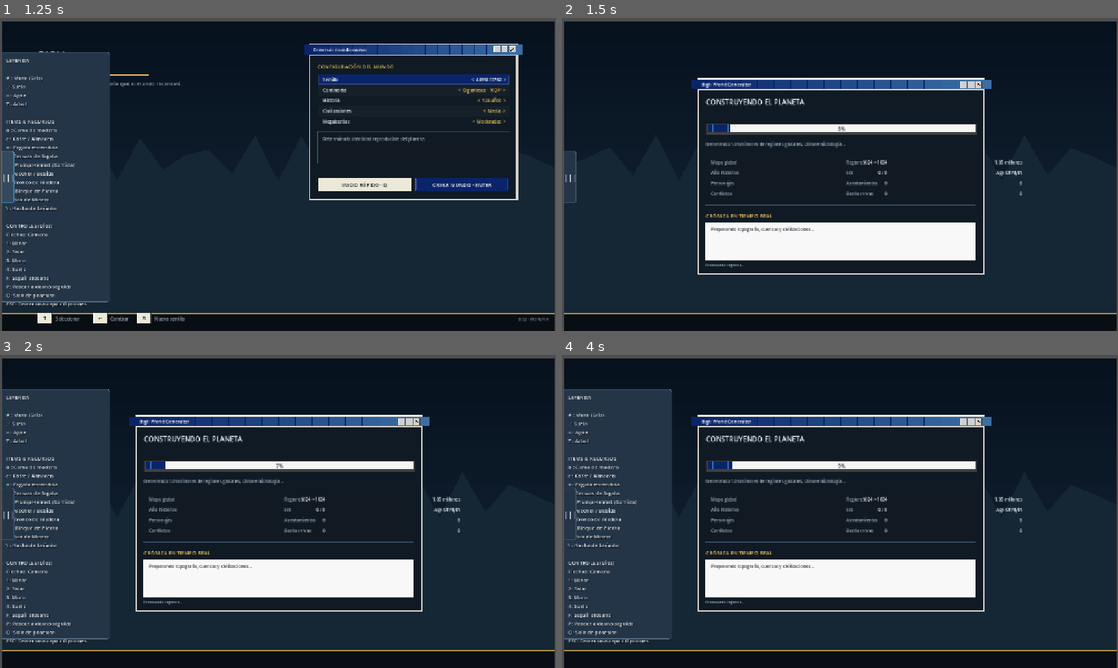
Above: before the commit, frames 1-4 (two rows, left to right).
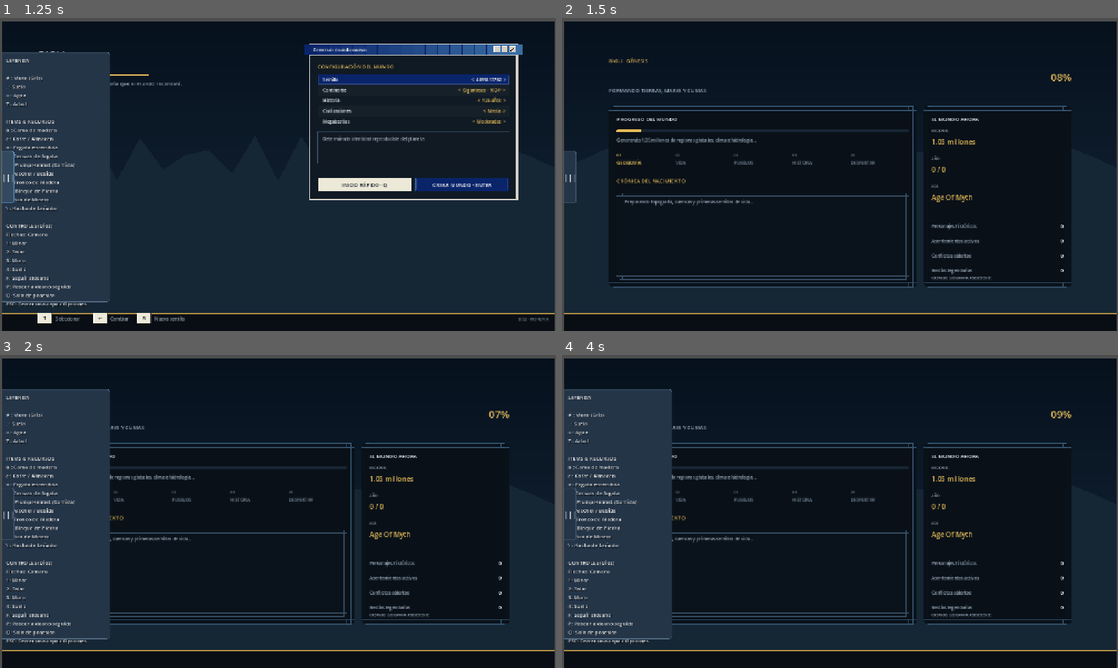
Above: after the commit, the same moments.

Repository: nazzurro12/Bigli-
Game: Godot game, scene res://df_mode/df_main.tscn
Same seed, same stepped clock (60 frames per second), same inputs: the game is played once before the commit and once after it.
Inputs (mouse positions are in pixels of both pictures, inside the frame that each line leads up to):
- Up to frame 1 (1.25 s): click "|||" at 0.5 s
- Up to frame 2 (1.5 s): tap Enter at 1.25 s; move the mouse to (962, 158) at 1.27 s; hold D from 1.28 s (still down); hold Enter from 1.28 s (still down); click (962, 158) at 1.42 s
- Up to frame 3 (2 s): keep holding D; keep holding Enter; tap Space at 1.52 s
- Up to frame 4 (4 s): release D at 2 s; release Enter at 2 s; tap Space at 2 s; drag from (728, 527) to (812, 574) at 2.02 s; tap Enter at 2.75 s; move the mouse to (895, 442) at 2.77 s; hold D 2.78-3.5 s; tap Q at 2.85 s; drag from (812, 574) to (673, 464) at 3.52 s

Frame 1 is identical in both runs. In frame 2, 29% of the frame differs, in the area x 8-92%, y 12-87%; in frame 3, 23%; in frame 4, 23%.

Commit message:
Rediseñar pantalla de nacimiento del mundo

Diff:
--- a/df_mode/df_renderer.gd
+++ b/df_mode/df_renderer.gd
@@ -2203,94 +2203,148 @@
 	var main_node = get_parent()
 	if main_node == null:
 		return
-	var viewport := size
+	var viewport: Vector2 = size
 	_draw_menu_backdrop(viewport)
-	var scale := UI.responsive_scale(viewport)
-	var panel_width := UI.content_width(viewport, 880.0 * scale, 24.0)
-	var panel_height := UI.snap(minf(600.0 * scale, viewport.y - 64.0))
-	var panel_rect := Rect2(
-		UI.snap((viewport.x - panel_width) * 0.5),
-		UI.snap((viewport.y - panel_height) * 0.5),
-		panel_width,
-		panel_height
+	var scale: float = UI.responsive_scale(viewport)
+	var outer_margin: float = maxf(28.0, 56.0 * scale)
+	var content_width: float = minf(1420.0 * scale, viewport.x - outer_margin * 2.0)
+	var content_height: float = minf(760.0 * scale, viewport.y - outer_margin * 2.0)
+	var origin := Vector2(
+		UI.snap((viewport.x - content_width) * 0.5),
+		UI.snap((viewport.y - content_height) * 0.5)
 	)
-	var content := _draw_classic_frame(panel_rect, "Bigli World Generator")
-	draw_rect(content, UI.MENU_PANEL, true)
-	var inset := UI.SPACE_LG
-	var x := content.position.x + inset
-	var width := content.size.x - inset * 2.0
-	var y := content.position.y + inset
-	var building_terrain := int(main_node.gen_year) <= 0 and float(main_node.load_progress) < 0.18
-	var phase_title := "CONSTRUYENDO EL PLANETA" if building_terrain else "SIMULANDO LA HISTORIA"
-	draw_string(_font, Vector2(x, y + 18.0), phase_title,
-		HORIZONTAL_ALIGNMENT_LEFT, width, UI.FONT_LG, UI.TEXT)
-	draw_string(_font, Vector2(x, y + 40.0), str(main_node.world_name).to_upper(),
-		HORIZONTAL_ALIGNMENT_LEFT, width, UI.FONT_MD, UI.GOLD)
-	y += 60.0
-
-	var progress := clampf(float(main_node.load_progress), 0.0, 1.0)
+	var building_terrain: bool = int(main_node.gen_year) <= 0 and float(main_node.load_progress) < 0.18
+	var progress: float = clampf(float(main_node.load_progress), 0.0, 1.0)
 	if not building_terrain and int(main_node.gen_max_years) > 0:
 		progress = maxf(progress, 0.18 + float(main_node.gen_year) / float(main_node.gen_max_years) * 0.70)
-	_draw_progress_bar(Rect2(x, y, width, 24.0), progress, "%d%%" % roundi(progress * 100.0))
-	y += 38.0
-	draw_string(_font, Vector2(x, y + 14.0), str(main_node.load_status),
-		HORIZONTAL_ALIGNMENT_LEFT, width, UI.FONT_SM, UI.TEXT_MUTED)
-	y += 34.0
-
-	var world_width := int(main_node.world_gen.world_width) if main_node.world_gen != null else 0
-	var world_depth := int(main_node.world_gen.world_depth) if main_node.world_gen != null else 0
-	var stats := [
-		["Mapa global", "%d × %d" % [world_width, world_depth]],
-		["Regiones", _format_world_region_count(world_width * world_depth)],
-		["Año histórico", "%d / %d" % [main_node.gen_year, main_node.gen_max_years]],
-		["Era", str(main_node.gen_current_age).capitalize()],
-		["Personajes", str(main_node.gen_historical_figures)],
-		["Asentamientos", str(main_node.gen_active_sites)],
-		["Conflictos", str(main_node.gen_active_wars)],
-		["Bestias vivas", str(main_node.gen_beasts_alive)],
+
+	# Encabezado editorial: sin barra de ventana ni botones falsos.
+	draw_string(_font, origin + Vector2(0.0, 24.0), "BIGLI · GÉNESIS",
+		HORIZONTAL_ALIGNMENT_LEFT, content_width, UI.FONT_MD, UI.GOLD)
+	draw_string(_font, origin + Vector2(0.0, 66.0), str(main_node.world_name).to_upper(),
+		HORIZONTAL_ALIGNMENT_LEFT, content_width, UI.FONT_XL, UI.TEXT)
+	var phase_title: String = "FORMANDO TIERRAS, MARES Y CLIMAS" if building_terrain else "DEJANDO QUE LA HISTORIA COBRE VIDA"
+	draw_string(_font, origin + Vector2(0.0, 92.0), phase_title,
+		HORIZONTAL_ALIGNMENT_LEFT, content_width, UI.FONT_MD, UI.TEXT_MUTED)
+	draw_string(_font, origin + Vector2(content_width - 150.0, 66.0), "%02d%%" % roundi(progress * 100.0),
+		HORIZONTAL_ALIGNMENT_RIGHT, 150.0, UI.FONT_XL, UI.GOLD)
+
+	var body_y: float = origin.y + 124.0
+	var gap: float = 20.0 * scale
+	var right_width: float = maxf(300.0, content_width * 0.32)
+	var left_width: float = content_width - right_width - gap
+	var body_height: float = content_height - 154.0
+	var left_rect := Rect2(origin.x, body_y, left_width, body_height)
+	var right_rect := Rect2(origin.x + left_width + gap, body_y, right_width, body_height)
+
+	_draw_rounded_rect(left_rect, Color(0.035, 0.065, 0.095, 0.94), 10.0)
+	_draw_rounded_rect(left_rect, Color(0.20, 0.32, 0.42, 0.9), 10.0, false, 1.0)
+	_draw_rounded_rect(right_rect, Color(0.035, 0.065, 0.095, 0.94), 10.0)
+	_draw_rounded_rect(right_rect, Color(0.20, 0.32, 0.42, 0.9), 10.0, false, 1.0)
+
+	var inset: float = 24.0 * scale
+	var lx: float = left_rect.position.x + inset
+	var ly: float = left_rect.position.y + inset
+	var inner_left_width: float = left_rect.size.x - inset * 2.0
+	draw_string(_font, Vector2(lx, ly + 16.0), "PROGRESO DEL MUNDO",
+		HORIZONTAL_ALIGNMENT_LEFT, inner_left_width, UI.FONT_MD, UI.TEXT)
+	ly += 34.0
+
+	# Barra continua oscura, sin el rectángulo blanco del estilo clásico.
+	var progress_rect := Rect2(lx, ly, inner_left_width, 12.0 * scale)
+	_draw_rounded_rect(progress_rect, Color("#172534"), 6.0)
+	var fill_width: float = maxf(10.0, progress_rect.size.x * progress)
+	_draw_rounded_rect(Rect2(progress_rect.position, Vector2(fill_width, progress_rect.size.y)), UI.GOLD, 6.0)
+	ly += 30.0
+	draw_string(_font, Vector2(lx, ly), str(main_node.load_status),
+		HORIZONTAL_ALIGNMENT_LEFT, inner_left_width, UI.FONT_SM, UI.TEXT_MUTED)
+
+	var stages: Array = [
+		["01", "GEOGRAFÍA", 0.18],
+		["02", "VIDA", 0.34],
+		["03", "PUEBLOS", 0.58],
+		["04", "HISTORIA", 0.88],
+		["05", "DESPERTAR", 1.0],
 	]
-	var stats_rect := Rect2(x, y, width, 116.0)
-	draw_rect(stats_rect, UI.SURFACE_0, true)
-	draw_rect(stats_rect, UI.BORDER_SOFT, false, 1.0)
-	var stat_column_width := width * 0.5
-	for stat_index in range(stats.size()):
-		var column := stat_index % 2
-		var row := int(stat_index / 2)
-		var sx := x + float(column) * stat_column_width + 12.0
-		var sy := y + 22.0 + float(row) * 24.0
-		draw_string(_font, Vector2(sx, sy), str(stats[stat_index][0]),
-			HORIZONTAL_ALIGNMENT_LEFT, stat_column_width * 0.56, UI.FONT_SM, UI.TEXT_MUTED)
-		draw_string(_font, Vector2(sx + stat_column_width - 24.0, sy), str(stats[stat_index][1]),
-			HORIZONTAL_ALIGNMENT_RIGHT, stat_column_width * 0.38, UI.FONT_SM, UI.TEXT)
-	y += 132.0
-
-	draw_string(_font, Vector2(x, y + 14.0), "CRÓNICA EN TIEMPO REAL",
-		HORIZONTAL_ALIGNMENT_LEFT, width, UI.FONT_MD, UI.GOLD)
-	y += 24.0
-	var event_height := maxf(88.0, content.end.y - y - 52.0)
-	var event_rect := Rect2(x, y, width, event_height)
-	draw_rect(event_rect, Color("#F8F8F8"), true)
-	draw_rect(event_rect, UI.WIN_SHADOW, false, 1.0)
-	var event_y := y + 20.0
+	ly += 34.0
+	var stage_width: float = inner_left_width / float(stages.size())
+	for stage_index: int in range(stages.size()):
+		var stage: Array = stages[stage_index]
+		var threshold: float = float(stage[2])
+		var active: bool = progress >= threshold or (stage_index == 0 and progress > 0.0)
+		var current: bool = progress < threshold and (stage_index == 0 or progress >= float(stages[stage_index - 1][2]))
+		var stage_color: Color = UI.GOLD if active else (UI.TEXT if current else UI.TEXT_DISABLED)
+		var stage_x: float = lx + float(stage_index) * stage_width
+		draw_string(_font, Vector2(stage_x, ly), str(stage[0]),
+			HORIZONTAL_ALIGNMENT_LEFT, stage_width, UI.FONT_XS, stage_color)
+		draw_string(_font, Vector2(stage_x, ly + 18.0), str(stage[1]),
+			HORIZONTAL_ALIGNMENT_LEFT, stage_width - 4.0, UI.FONT_SM, stage_color)
+	ly += 60.0
+
+	draw_string(_font, Vector2(lx, ly), "CRÓNICA DEL NACIMIENTO",
+		HORIZONTAL_ALIGNMENT_LEFT, inner_left_width, UI.FONT_MD, UI.GOLD)
+	ly += 24.0
+	var event_rect := Rect2(lx, ly, inner_left_width, maxf(120.0, left_rect.end.y - ly - inset))
+	_draw_rounded_rect(event_rect, Color("#0A121B"), 7.0)
+	_draw_rounded_rect(event_rect, UI.BORDER_SOFT, 7.0, false, 1.0)
+	var event_y: float = event_rect.position.y + 24.0
 	if main_node.gen_rolling_events.is_empty():
-		draw_string(_font, Vector2(x + 12.0, event_y), "Preparando topografía, cuencas y civilizaciones…",
-			HORIZONTAL_ALIGNMENT_LEFT, width - 24.0, UI.FONT_SM, Color("#303840"))
+		draw_string(_font, Vector2(event_rect.position.x + 18.0, event_y), "Preparando topografía, cuencas y primeras semillas de vida…",
+			HORIZONTAL_ALIGNMENT_LEFT, event_rect.size.x - 36.0, UI.FONT_SM, UI.TEXT_MUTED)
 	else:
 		var visible_events: int = mini(
 			int(main_node.gen_rolling_events.size()),
-			maxi(1, int((event_height - 16.0) / 17.0))
+			maxi(1, int((event_rect.size.y - 28.0) / 23.0))
 		)
 		for event_index in range(visible_events):
 			var source_index: int = int(main_node.gen_rolling_events.size()) - visible_events + event_index
 			var event_text: String = str(main_node.gen_rolling_events[source_index])
-			var shown: String = event_text if event_text.length() <= 100 else event_text.substr(0, 97) + "…"
-			draw_string(_font, Vector2(x + 12.0, event_y), "• " + shown,
-				HORIZONTAL_ALIGNMENT_LEFT, width - 24.0, UI.FONT_SM, Color("#303840"))
-			event_y += 17.0
-
-	var footer := "Procesando regiones…" if building_terrain else "ENTER · Terminar la historia en el año actual"
-	draw_string(_font, Vector2(x, content.end.y - 16.0), footer,
-		HORIZONTAL_ALIGNMENT_LEFT, width, UI.FONT_XS, UI.TEXT_MUTED)
+			var shown: String = event_text if event_text.length() <= 112 else event_text.substr(0, 109) + "…"
+			var event_color: Color = UI.TEXT if event_index == visible_events - 1 else UI.TEXT_MUTED
+			draw_circle(Vector2(event_rect.position.x + 19.0, event_y - 4.0), 2.5, UI.GOLD)
+			draw_string(_font, Vector2(event_rect.position.x + 32.0, event_y), shown,
+				HORIZONTAL_ALIGNMENT_LEFT, event_rect.size.x - 48.0, UI.FONT_SM, event_color)
+			event_y += 23.0
+
+	# Columna derecha: magnitudes principales en tarjetas legibles.
+	var world_width: int = int(main_node.world_gen.world_width) if main_node.world_gen != null else 0
+	var world_depth: int = int(main_node.world_gen.world_depth) if main_node.world_gen != null else 0
+	var rx: float = right_rect.position.x + inset
+	var ry: float = right_rect.position.y + inset
+	var inner_right_width: float = right_rect.size.x - inset * 2.0
+	draw_string(_font, Vector2(rx, ry + 16.0), "EL MUNDO AHORA",
+		HORIZONTAL_ALIGNMENT_LEFT, inner_right_width, UI.FONT_MD, UI.TEXT)
+	ry += 42.0
+	var headline_stats: Array = [
+		["REGIONES", _format_world_region_count(world_width * world_depth)],
+		["AÑO", "%d / %d" % [main_node.gen_year, main_node.gen_max_years]],
+		["ERA", str(main_node.gen_current_age).capitalize()],
+	]
+	for headline: Array in headline_stats:
+		draw_string(_font, Vector2(rx, ry), str(headline[0]),
+			HORIZONTAL_ALIGNMENT_LEFT, inner_right_width, UI.FONT_XS, UI.TEXT_MUTED)
+		draw_string(_font, Vector2(rx, ry + 28.0), str(headline[1]),
+			HORIZONTAL_ALIGNMENT_LEFT, inner_right_width, UI.FONT_LG, UI.GOLD)
+		ry += 64.0
+
+	draw_line(Vector2(rx, ry), Vector2(rx + inner_right_width, ry), UI.BORDER_SOFT, 1.0)
+	ry += 28.0
+	var living_stats: Array = [
+		["Personajes históricos", str(main_node.gen_historical_figures)],
+		["Asentamientos activos", str(main_node.gen_active_sites)],
+		["Conflictos abiertos", str(main_node.gen_active_wars)],
+		["Bestias legendarias", str(main_node.gen_beasts_alive)],
+	]
+	for living_stat: Array in living_stats:
+		draw_string(_font, Vector2(rx, ry), str(living_stat[0]),
+			HORIZONTAL_ALIGNMENT_LEFT, inner_right_width * 0.68, UI.FONT_SM, UI.TEXT_MUTED)
+		draw_string(_font, Vector2(rx + inner_right_width * 0.68, ry), str(living_stat[1]),
+			HORIZONTAL_ALIGNMENT_RIGHT, inner_right_width * 0.32, UI.FONT_MD, UI.TEXT)
+		ry += 34.0
+
+	var footer: String = "CREANDO GEOGRAFÍA PERSISTENTE" if building_terrain else "ENTER · FINALIZAR HISTORIA Y ENTRAR"
+	draw_string(_font, Vector2(right_rect.position.x + inset, right_rect.end.y - inset),
+		footer, HORIZONTAL_ALIGNMENT_LEFT, inner_right_width, UI.FONT_XS, UI.TEXT_MUTED)
 
 func _draw_generating_screen_legacy() -> void:
 	_draw_premium_background(size)
